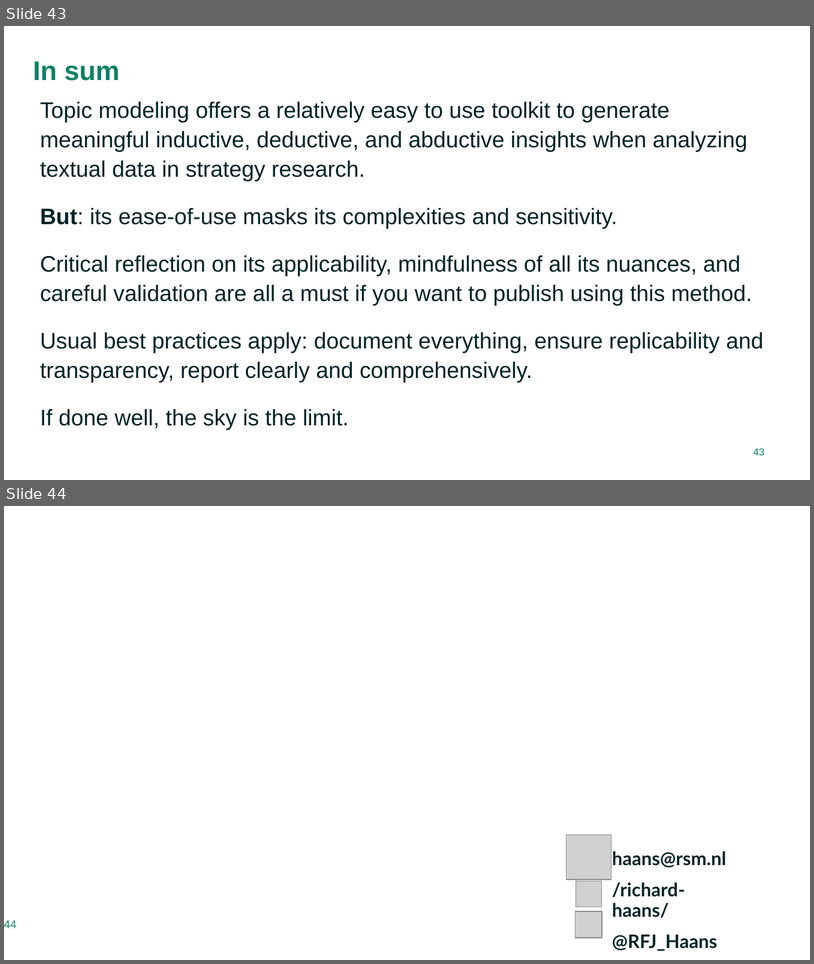
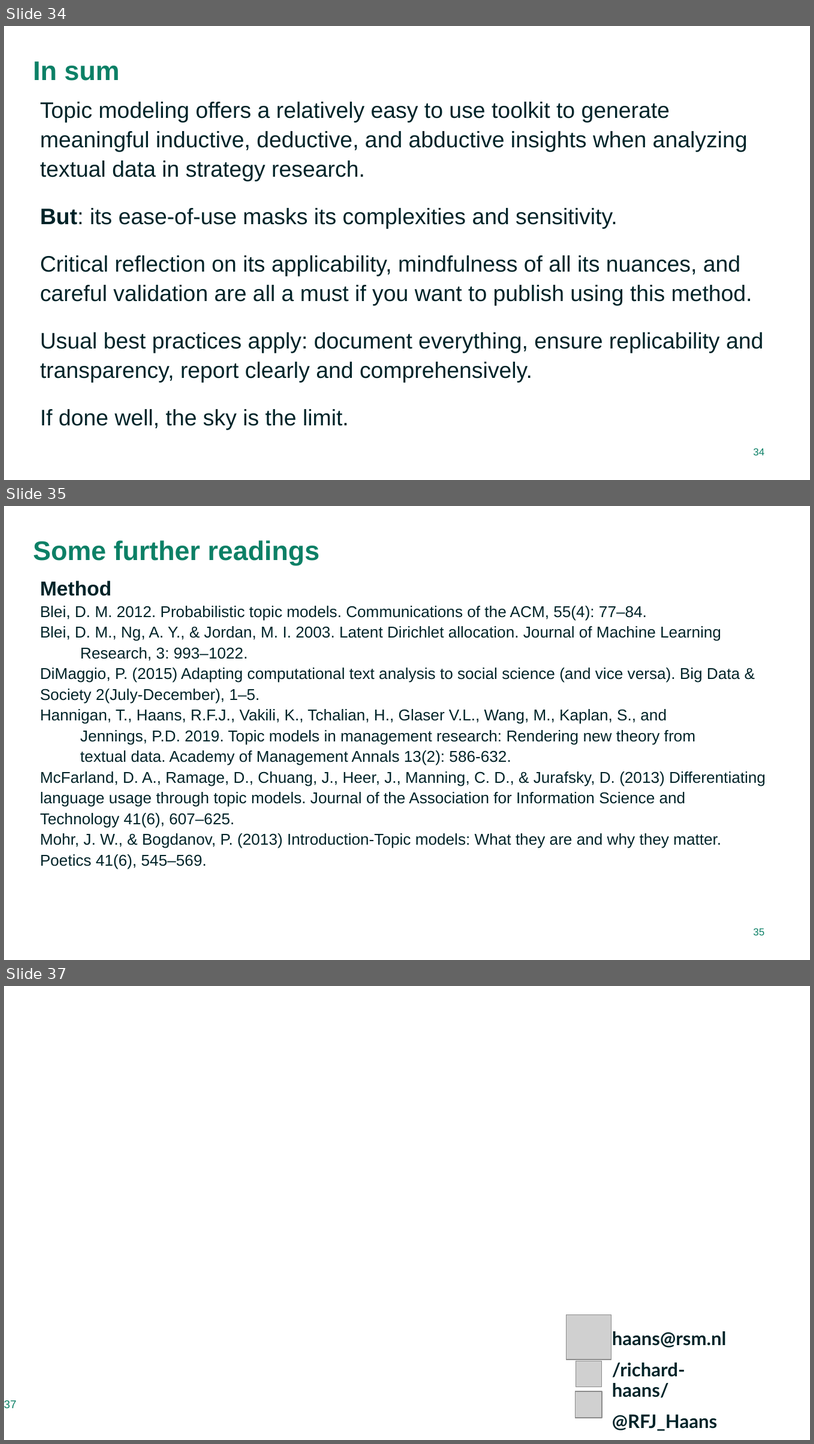
Before and after one commit to RFJHaans/SMS_2022_topicmodeling, a slide deck: Topic modeling workshop.pptx. Shown one above the other, each under a label of ours: slides 43 and 44 before the commit, slides 34, 35 and 37 after it; the slides between them are not shown. The pictures are 814x964 and 814x1444 pixels, drawn with LibreOffice and Linux fonts; fonts in the diff are those of the drawing; grey boxes stand for pictures; background and template pictures are left out. Boxes give left, top, right and bottom in pixels: in the first picture for what was removed or moved away, otherwise in the second. Text is boxed around its words. In the diff, an @@ line names an element or a change of style, - is before the commit and + after.

```diff
--- a/Topic modeling workshop.pptx
+++ b/Topic modeling workshop.pptx
@@ slide 35 added at (4, 506, 810, 960), background #FFFFFF @@
@@ title added at (33, 540, 320, 565), 24 pt, text #0C8066, bold @@
+Some further readings
@@ text added at (40, 580, 766, 868), 14 pt, text #002328 @@
+Method
+Blei, D. M. 2012. Probabilistic topic models. Communications of the ACM, 55(4): 77–84.
+Blei, D. M., Ng, A. Y., & Jordan, M. I. 2003. Latent Dirichlet allocation. Journal of Machine Learning
+Research, 3: 993–1022.
+DiMaggio, P. (2015) Adapting computational text analysis to social science (and vice versa). Big Data & Society 2(July-December), 1–5.
+Hannigan, T., Haans, R.F.J., Vakili, K., Tchalian, H., Glaser V.L., Wang, M., Kaplan, S., and
+Jennings, P.D. 2019. Topic models in management research: Rendering new theory from
+textual data. Academy of Management Annals 13(2): 586-632.
+McFarland, D. A., Ramage, D., Chuang, J., Heer, J., Manning, C. D., & Jurafsky, D. (2013) Differentiating language usage through topic models. Journal of the Association for Information Science and Technology 41(6), 607–625.
+Mohr, J. W., & Bogdanov, P. (2013) Introduction-Topic models: What they are and why they matter. Poetics 41(6), 545–569.
@@ page number added at (753, 928, 765, 935), 9 pt, text #0C8066 @@
+35
@@ what was slide 43 is now slide 34 @@
@@ page number at (753, 448, 765, 455): text changed @@
-43
+34
@@ what was slide 44 is now slide 37 @@
@@ page number at (4, 1400, 17, 1408): text changed @@
-44
+37
```
Also in this commit, not shown: 7 slides changed, 2 other slides added, 10 slides removed.
